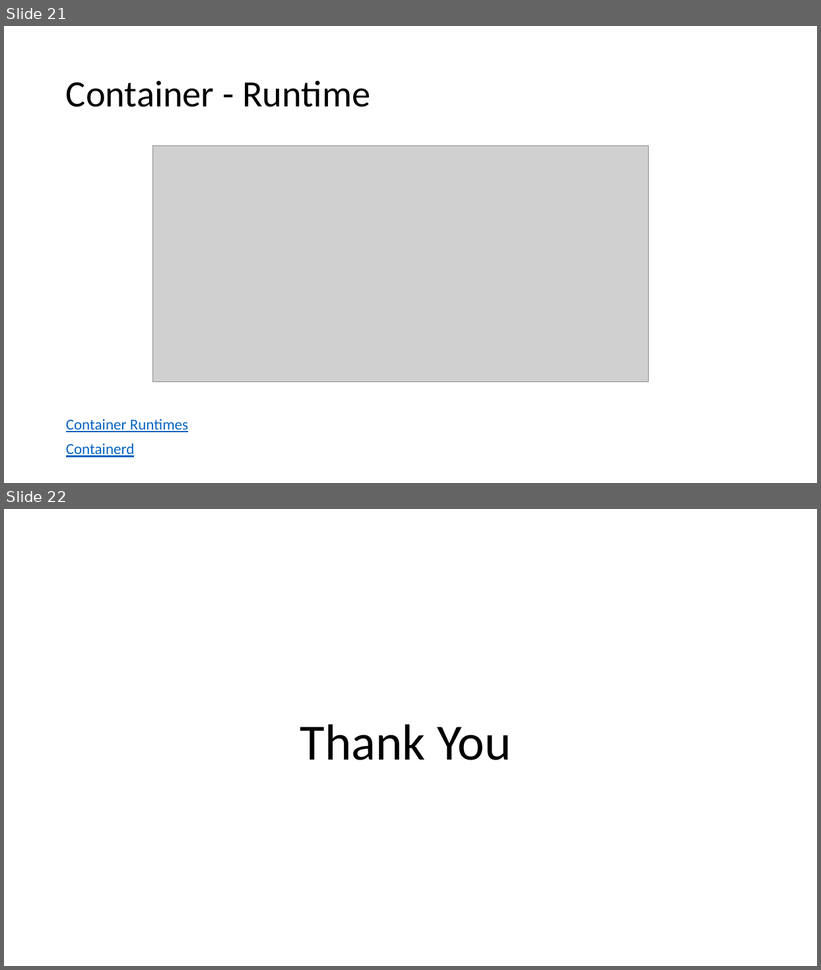
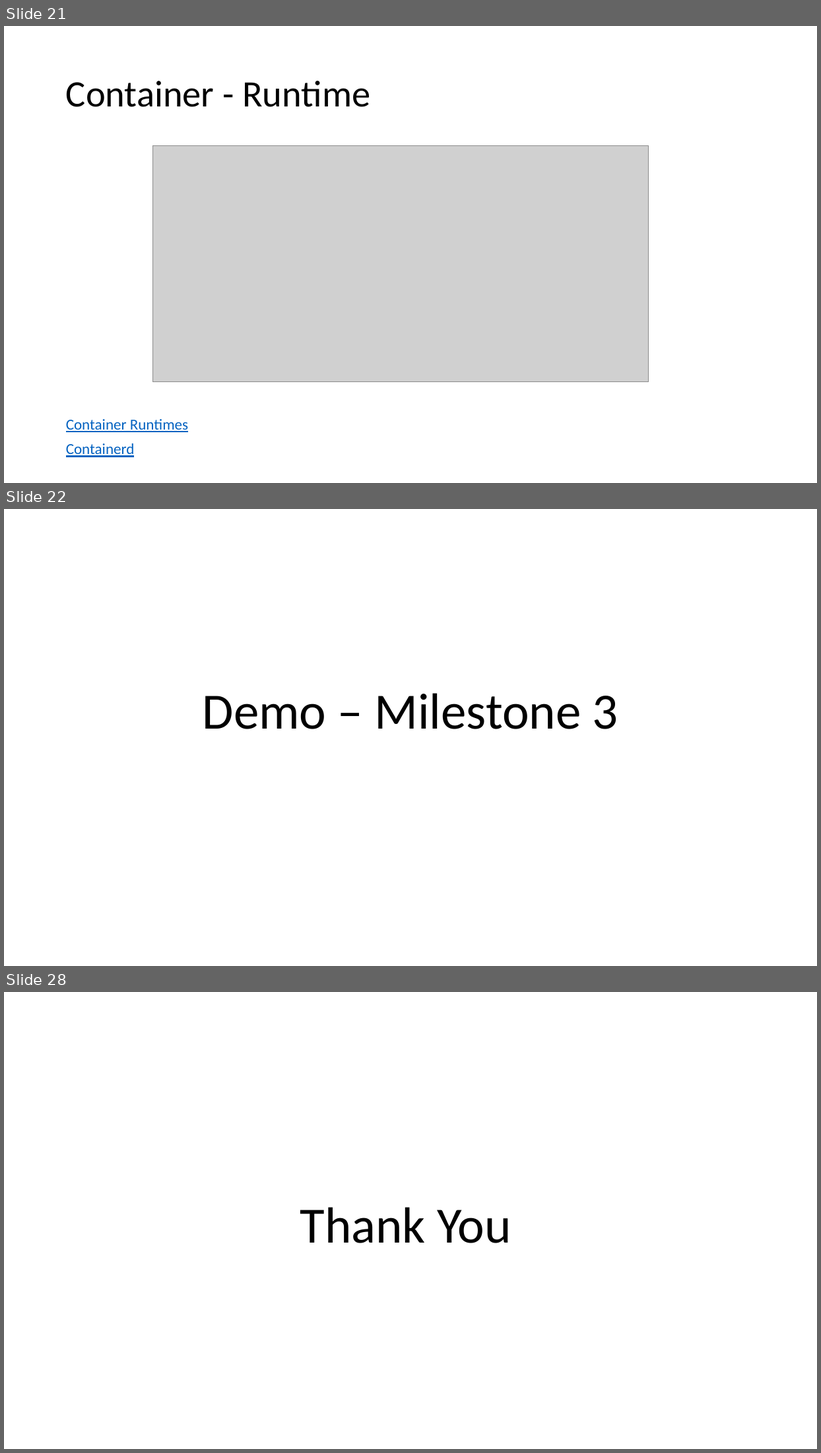
Before and after one commit to vyepuri/capstone-project-team5, a slide deck: Presentations/Presentation.pptx. Shown one above the other, each under a label of ours: slides 21 and 22 before the commit, slides 21, 22 and 28 after it; the slides between them are not shown. The pictures are 821x970 and 821x1453 pixels, drawn with LibreOffice and Linux fonts; fonts in the diff are those of the drawing; grey boxes stand for pictures. Boxes give left, top, right and bottom in pixels: in the first picture for what was removed or moved away, otherwise in the second. Text is boxed around its words. In the diff, an @@ line names an element or a change of style, - is before the commit and + after.

```diff
--- a/Presentations/Presentation.pptx
+++ b/Presentations/Presentation.pptx
@@ slide 22 added at [4, 509, 817, 966], background #FFFFFF @@
@@ title added at [203, 693, 618, 729], 60 pt, text #000000 @@
+Demo – Milestone 3
@@ what was slide 22 is now slide 28 @@
```
Also in this commit, not shown: 2 slides changed, 5 other slides added.
